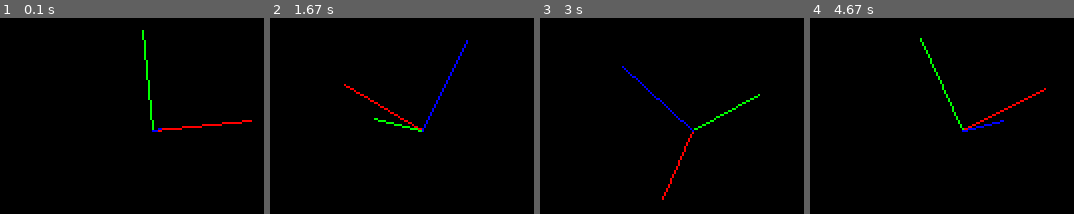
Above: before the commit, frames 1-4 (left to right).
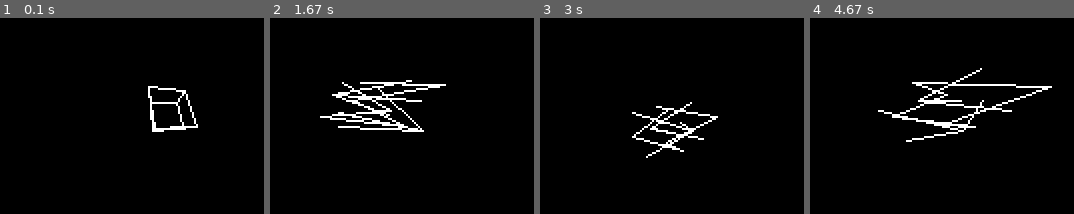
Above: after the commit, the same moments.

Repository: evanrk/3D_engine_revisited
Game: pygame game, started from main.py
The game is run twice, just before and just after one commit, with the same random seed, the same clock (stepped at 60 frames per second) and the same inputs.
Inputs:
- Up to frame 1 (0.1 s): no input
- Up to frame 2 (1.67 s): tap D at 0.33 s; hold Right 0.67-1.13 s; hold W 1.17-1.47 s; hold Right from 1.5 s (still down); tap E at 1.65 s
- Up to frame 3 (3 s): release Right at 1.97 s; hold A 2-2.53 s; hold Down 2.57-2.87 s; hold A from 2.9 s (still down)
- Up to frame 4 (4.67 s): tap E at 3.05, 4.55 s; release A at 3.3 s; hold Up 3.33-3.7 s; hold D 3.73-4.37 s; hold Down from 4.4 s (still down)

The runs differ from the first frame. In frame 1, 1.4% of the frame differs, in the area x 53-96%, y 6-59%; in frame 2, 3.6%, in the area x 18-75%, y 11-59%; in frame 3, 2.3%; in frame 4, 3.5%.

Commit message:
one point perspective?

Diff:
--- a/camera.py
+++ b/camera.py
@@ -19,10 +19,15 @@
         return camera_y
 
 
-    def rotate(camera_normal, camera_x, theta_x=0, theta_y=0, theta_z=0):
+    def translate(self, x, y, z):
+        self.camera_normal = translate_vector(self.camera_normal, Vector3((x, y, z))/60)
+        self.camera_x = translate_vector(self.camera_x, Vector3((x, y, z))/60)
+
+
+    def rotate(self, theta_x=0, theta_y=0, theta_z=0):
         """rotates the camera on all 3 axis"""
-        return rotate_vector(camera_normal, theta_x=theta_x, theta_y=theta_y, theta_z=theta_z), \
-               rotate_vector(camera_x, theta_x=theta_x, theta_y=theta_y, theta_z=theta_z)
+        self.camera_normal = rotate_vector(self.camera_normal, theta_x=theta_x, theta_y=theta_y, theta_z=theta_z)
+        self.camera_x = rotate_vector(self.camera_x, theta_x=theta_x, theta_y=theta_y, theta_z=theta_z)
 
 
 
@@ -37,7 +42,6 @@
         edge_x = max(math.tan(FOV/2) * projection_z, 0)
         edge_y = max(math.tan(FOV/2) * projection_z * WINDOW_WIDTH/WINDOW_HEIGHT, 0) # scaled bc height is smaller
 
-        print(projection_z)
 
         if abs(projection_x) > abs(edge_x):
             projection_x = math.copysign(edge_x, projection_x)
@@ -58,24 +62,67 @@
         vector_start = Vector3(vector.start_pos)
         vector_end = (vector + vector_start)
 
-        distance_to_start = self.camera_normal.proj_scalar(vector_start)
-        distance_to_end = self.camera_normal.proj_scalar(vector_end)
 
+        # the distance to the start of the vector
+        distance_to_start = (vector_start - Vector3(self.camera_normal.start_pos)).magnitude
+        # the distance to the end of the vector
+        distance_to_end = (vector_end - Vector3(self.camera_normal.start_pos)).magnitude
+
+        print(f"{distance_to_start=}\n{distance_to_end=}")
+
+        # scaled start and end from the fov
         scaler_start = (math.tan(FOV/2) * distance_to_start)
         scaler_end = (math.tan(FOV/2) * distance_to_end)
 
-        # the magnitude in the direction of the camera perp vector should be the distance of that vector in the projected x direction
-        projection_x = self.camera_x.proj_scalar(vector)
-        # same for this one but in the y direction
-        projection_y = self.camera_y.proj_scalar(vector)
+        # scaled to perspective
+        perspective_start = vector_start / scaler_start
+        perspective_end = vector_end / scaler_end
+
+        # create perspective vector from the new start and end values
+        perspective_vector = Vector3((perspective_end-perspective_start).values, perspective_start.values, color=vector.color)
 
 
-        pos_start_x = self.camera_x.proj_scalar(vector_start)
-        pos_start_y = self.camera_y.proj_scalar(vector_start)
-
-        draw_line_2d(surface, Vector2((projection_x, projection_y), (pos_start_x, pos_start_y), color=vector.color))
+        self.draw_line_3d(surface, perspective_vector)
 
 
     def draw_vecs_3d(self, surface, vecs):
         for vec in vecs:
             self.draw_line_3d(surface, vec)
+
+
+    def draw_vecs_1p(self, surface, vecs):
+        for vec in vecs:
+            self.one_point_perspective(surface, vec)
+
+
+
+# legacy one point perspective (scales very weirdly and i can figure it out haha)
+ # def one_point_perspective(self, surface, vector:Vector3):
+    #     """Project onto a one point perspective. Condenses points based on z value"""
+    #     # z axis is out/in the screen
+
+    #     start_pos_x = vector.start_pos[0] - self.camera_normal.start_pos[0]
+    #     start_pos_y = vector.start_pos[1] - self.camera_normal.start_pos[1]
+    #     start_pos_z = (vector.start_pos[2] - self.camera_normal.start_pos[2])
+    #     # start_pos_z = vector.start_pos[2]/10
+
+    #     end_pos_x = vector.end_pos[0] - self.camera_normal.start_pos[0]
+    #     end_pos_y = vector.end_pos[1] - self.camera_normal.start_pos[1]
+    #     end_pos_z = (vector.end_pos[2] - self.camera_normal.start_pos[2])
+    #     # end_pos_z = vector.end_pos[2]/10
+
+    #     # tan gives the ratio for distance to x size <--- IMPORTANT
+    #     proj_start_pos_x = start_pos_x / (math.tan(FOV/2) * start_pos_z)
+    #     proj_start_pos_y = start_pos_y / (math.tan(FOV/2) * start_pos_z)
+
+    #     proj_end_pos_x = end_pos_x / (math.tan(FOV/2) * end_pos_z)
+    #     proj_end_pos_y = end_pos_y / (math.tan(FOV/2) * end_pos_z)
+
+    #     # create new vector2d
+    #     vector_length_values = (proj_end_pos_x - proj_start_pos_x, proj_end_pos_y - proj_start_pos_y)
+    #     start_values = (proj_start_pos_x, proj_start_pos_y)
+
+    #     perspective_vector = Vector2(vector_length_values, start_pos=start_values, color=vector.color)
+
+    #     # draw new 2d vector
+    #     draw_line_2d(surface, perspective_vector)
--- a/main.py
+++ b/main.py
@@ -52,15 +52,15 @@
 ]
 
 # creates 3 axis
-x_vec = Vector3((1, 0, 0), (0, 0, 1), color=(255, 0, 0))
-y_vec = Vector3((0, 1, 0), (0, 0, 1), color=(0, 255, 0))
-z_vec = Vector3((0, 0, 1), (0, 0, 1), color=(0, 0, 255))
+# x_vec = Vector3((1, 0, 0), (0, 0, 1), color=(255, 0, 0))
+# y_vec = Vector3((0, 1, 0), (0, 0, 1), color=(0, 255, 0))
+# z_vec = Vector3((0, 0, 1), (0, 0, 1), color=(0, 0, 255))
 
-vecs = [
-    x_vec,
-    y_vec,
-    z_vec,
-]
+# vecs = [
+#     x_vec,
+#     y_vec,
+#     z_vec,
+# ]
 
 # normal vec of camera
 
@@ -78,8 +78,20 @@
     run = is_on()
 
     # handle key presses
-    # keys = pygame.key.get_pressed()
+    keys = pygame.key.get_pressed()
 
+    if keys[pygame.K_UP] or keys[pygame.K_w]:
+        camera.translate(0, 0, 1)
+    if keys[pygame.K_DOWN] or keys[pygame.K_s]:
+        camera.translate(0, 0, -1)
+    if keys[pygame.K_LEFT] or keys[pygame.K_a]:
+        camera.translate(-1, 0, 0)
+    if keys[pygame.K_RIGHT] or keys[pygame.K_d]:
+        camera.translate(1, 0, 0)
+    if keys[pygame.K_q] or keys[pygame.K_d]:
+        camera.translate(0, -1, 0)
+    if keys[pygame.K_e] or keys[pygame.K_d]:
+        camera.translate(0, 1, 0)
     # if keys[pygame.K_UP] or keys[pygame.K_w]:
     #     camera_normal = translate_vector(camera_normal, camera_normal/60)
     # if keys[pygame.K_DOWN] or keys[pygame.K_s]:
@@ -93,35 +105,18 @@
     # if keys[pygame.K_e] or keys[pygame.K_d]:
     #     camera_normal = translate_vector(camera_normal, camera_normal.cross(camera_perpendicular_x)/-60)
 
-
     # color background black
     window.fill((0, 0, 0))
 
     # draw_line_2d(window, Vector2((500, 0), (-250, 0), color=(255, 0, 255)))
 
-    # draw a cube
-    # camera.one_point_perspective(window, cube_vec10)
-    # camera.one_point_perspective(window, cube_vec1)
-    # camera.one_point_perspective(window, cube_vec2)
-    # camera.one_point_perspective(window, cube_vec3)
-    # camera.one_point_perspective(window, cube_vec4)
-    # camera.one_point_perspective(window, cube_vec5)
-    # camera.one_point_perspective(window, cube_vec6)
-    # camera.one_point_perspective(window, cube_vec7)
-    # camera.one_point_perspective(window, cube_vec8)
-    # camera.one_point_perspective(window, cube_vec9)
-    # camera.one_point_perspective(window, cube_vec11)
-    # camera.one_point_perspective(window, cube_vec12)
 
-    camera.draw_vecs_3d(window, vecs)
-    vecs = rotate_vecs(vecs, theta_y=1, theta_z=1, in_position=False)
-
-    # camera.one_point_perspective(window, (0, 0, 255), z_vec)
-    # camera.one_point_perspective(window, (255, 0, 0), x_vec)
-    # camera.one_point_perspective(window, (0, 255, 0), y_vec)
+    # camera.draw_vecs_3d(window, vecs)
+    camera.draw_vecs_1p(window, vecs)
+    vecs = rotate_vecs(vecs, theta_y=1, theta_z=1, in_position=True)
 
     # rotates the camera by 1 degree around the y axis
-    # camera.rotate(camera_normal, camera_perpendicular_x, theta_y=1)
+    # camera.rotate(theta_y=1)
 
 
     # update display
--- a/vectors.py
+++ b/vectors.py
@@ -6,7 +6,7 @@
         self.start_pos = start_pos
         self.color = color
         # TODO: CHANGE END POSITION TO UPDATE
-        self.end_pos = (start_pos[0] + vec[0], start_pos[1] + vec[1])
+        # self.end_pos = (start_pos[0] + vec[0], start_pos[1] + vec[1])
 
 
     @property
@@ -20,6 +20,10 @@
     @property
     def magnitude(self):
         return math.sqrt(self.x ** 2 + self.y ** 2)
+
+    @property
+    def end_pos(self):
+        return (self.start_pos[0] + self.values[0], self.start_pos[1] + self.values[1])
 
     def __add__(self, other):
         """Adds vectors. Does not include starting position"""
@@ -51,6 +55,15 @@
     def __repr__(self):
         return self.__str__()
 
+    def __getitem__(self, index):
+        return self.values[index]
+
+
+    def proj_scalar(self, other):
+        """returns the scalar of the projected vector"""
+        return np.dot(self.values, other.values) / np.dot(self.values, self.values)
+
+
     def proj(self, other):
         """returns the projected vector of other on self if self and other are touching. Does not include the starting position so you have to add it back in"""
         scalar = np.dot(self.values, other.values) / np.dot(self.values, self.values)
@@ -61,8 +74,8 @@
         self.values = np.array(vec)
         self.start_pos = start_pos
         self.color = color
+        # self.end_pos = (start_pos[0] + vec[0], start_pos[1] + vec[1], start_pos[2] + vec[2])
 
-        self.end_pos = (start_pos[0] + vec[0], start_pos[1] + vec[1], start_pos[2] + vec[2])
 
     @property
     def x(self):
@@ -75,6 +88,10 @@
     @property
     def z(self):
         return self.values[2]
+
+    @property
+    def end_pos(self):
+        return (self.start_pos[0] + self.values[0], self.start_pos[1] + self.values[1], self.start_pos[2] + self.values[2])
 
     @property
     def magnitude(self):
@@ -110,6 +127,9 @@
     def __repr__(self):
         return self.__str__()
 
+    def __getitem__(self, index):
+        return self.values[index]
+
 
     def proj_scalar(self, other):
         """returns the scalar of the projected vector"""
